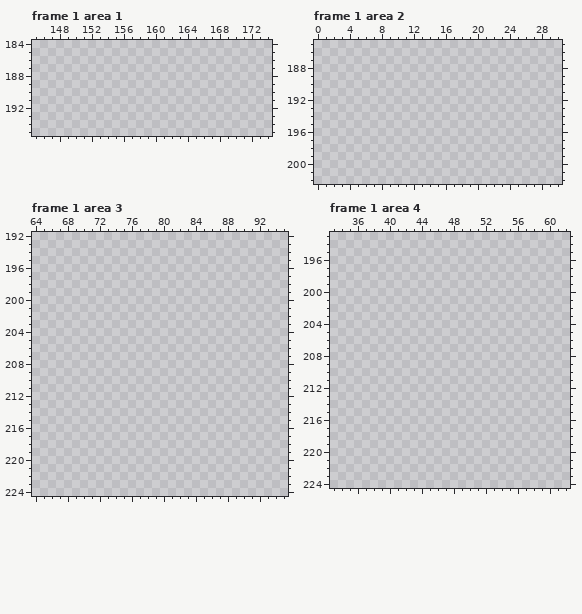
Two states of a pixel-art file, src/- Resource Dump/Aseprite/basic paths.aseprite. The first picture shows the starting point.
256x256 pixels, 3 frames. Colours within 5 levels of each other are drawn and written as one. Shown: frame 1 area 1: x 145..174, y 184..195; frame 1 area 2: x 0..30, y 185..202; frame 1 area 3: x 64..95, y 192..224; frame 1 area 4: x 33..62, y 193..224. The commit also changed other frames or places, which this record leaves out.
Palette (. is transparent): 
The same view after the edit:
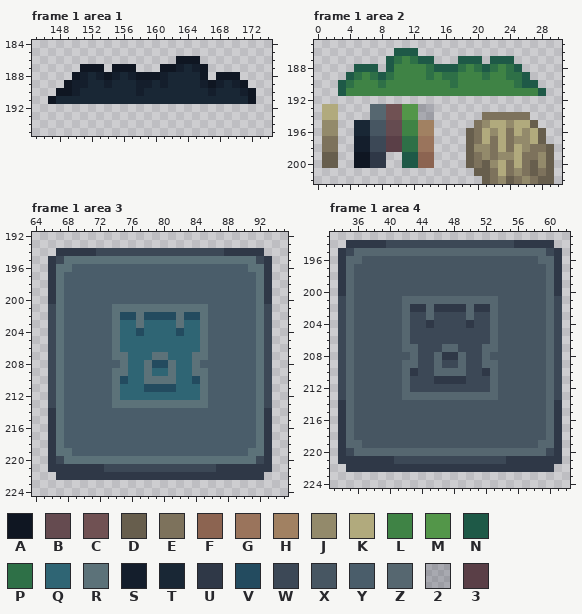
Colours new in this view: A #0f1622  B #654b50  C #705153  D #675e4d  E #7d725c  F #8c6451  G #9a745c  H #a18162  J #938a6b  K #b1aa7d  L #3f8345  M #539649  N #1e5947  P #2e7047  Q #2f6574  R #5c7279  S #141e2c  T #192735  U #2f3847  V #234b5f  W #3c4856  X #475662  Y #4a5d6a  Z #566770  2 #02061e2e  3 #5a3f47
Diff:
Changed rows in their new state; - is an unchanged pixel.
Frame 1 area 1, layer "Grid - Grass":
first column x 147:
186 ----------------AAA-------
187 ----AAA-AAA---AASTSA------
188 ---ASTSASTSAAASTTTTA-AAA--
189 --ASSTTSTTTSSTSTTTTSASTSA-
190 -AASTTTTTTTSTTTTTTTTSTTTSA
191 ATTTTTTTTTTTTTTTTTTTTTTTTA
Frame 1 area 2, layer "Grid - Grass":
first column x 1:
186 ---------NNN-----------------
187 --------NPLPNN---NNN-NNN-----
188 ----NNN-NLLLLPNNNPLPNPLPN----
189 ---NPLPNPLLLLPLPPLLLPLLPPN---
190 --NPLLLPLLLLLLLLPLLLLLLLPNN--
191 --NLLLLLLLLLLLLLLLLLLLLLLLLN-
193 KK----ZZCCMM22---------------
194 KK----ZZCCMM22------EEEEEE---
195 JJ--TTXXBBLLHH-----EJKKJKKD--
196 JJ--TTXXBBLLHH----DEKJKEKJKD-
197 EE--SSWW33PPGG----DEKEKEJJKD-
198 EE--SSWW33PPGG----DJJEKEKJEED
199 DD--AAUU--NNFF----DEJEJJKEEJD
200 DD--AAUU--NNFF----DEDJKEKEDJD
201 -------------------DDEKEJEDED
202 --------------------DEJDEJEDD
Frame 1 area 3, layer "Grid - Grass":
first column x 66:
194 -UUUUUWWWWWWWWWWWWWWWWUUUUU-
195 UWRRRRRRRRRRRRRRRRRRRRRRRRWU
196 URRYYYYYYYYYYYYYYYYYYYYYYRRU
197 URYYYYYYYYYYYYYYYYYYYYYYYYRU
198 URYYYYYYYYYYYYYYYYYYYYYYYYRU
199 URYYYYYYYYYYYYYYYYYYYYYYYYRU
200 URYYYYYYYYYYYYYYYYYYYYYYYYRU
201 WRYYYYYYRRRRRRRRRRRRYYYYYYRW
202 WRYYYYYYRVVRVVVVRVVRYYYYYYRW
203 WRYYYYYYRQQRQQQQRQQRYYYYYYRW
204 WRYYYYYYRQQVQQQQVQQRYYYYYYRW
205 WRYYYYYYRQQQQQQQQQQRYYYYYYRW
206 WRYYYYYYRQQQQQQQQQQRYYYYYYRW
207 WRYYYYYYRRQQQRRQQQRRYYYYYYRW
208 WRYYYYYYYRQQRVVRQQRYYYYYYYRW
209 WRYYYYYYRRQQRQQRQQRRYYYYYYRW
210 WRYYYYYYRVQQRRRRQQVRYYYYYYRW
211 WRYYYYYYRQQQVVVVQQQRYYYYYYRW
212 WRYYYYYYRQQQQQQQQQQRYYYYYYRW
213 WRYYYYYYRRRRRRRRRRRRYYYYYYRW
214 URYYYYYYYYYYYYYYYYYYYYYYYYRU
215 URYYYYYYYYYYYYYYYYYYYYYYYYRU
216 URYYYYYYYYYYYYYYYYYYYYYYYYRU
217 URYYYYYYYYYYYYYYYYYYYYYYYYRU
218 URYYYYYYYYYYYYYYYYYYYYYYYYRU
219 URRYYYYYYYYYYYYYYYYYYYYYYRRU
220 UWRRRRRRRRRRRRRRRRRRRRRRRRWU
221 UUUUUUUWWWWWWWWWWWWWWUUUUUUU
222 -UUUUUUUUUUUUUUUUUUUUUUUUUU-
Frame 1 area 4, layer "Grid - Grass":
first column x 34:
194 -UUUUUWWWWWWWWWWWWWWWWUUUUU-
195 UWZZZZZZZZZZZZZZZZZZZZZZZZWU
196 UZZXXXXXXXXXXXXXXXXXXXXXXZZU
197 UZXXXXXXXXXXXXXXXXXXXXXXXXZU
198 UZXXXXXXXXXXXXXXXXXXXXXXXXZU
199 UZXXXXXXXXXXXXXXXXXXXXXXXXZU
200 UZXXXXXXXXXXXXXXXXXXXXXXXXZU
201 WZXXXXXXZZZZZZZZZZZZXXXXXXZW
202 WZXXXXXXZUUZUUUUZUUZXXXXXXZW
203 WZXXXXXXZWWZWWWWZWWZXXXXXXZW
204 WZXXXXXXZWWUWWWWUWWZXXXXXXZW
205 WZXXXXXXZWWWWWWWWWWZXXXXXXZW
206 WZXXXXXXZWWWWWWWWWWZXXXXXXZW
207 WZXXXXXXZZWWWZZWWWZZXXXXXXZW
208 WZXXXXXXXZWWZUUZWWZXXXXXXXZW
209 WZXXXXXXZZWWZWWZWWZZXXXXXXZW
210 WZXXXXXXZUWWZZZZWWUZXXXXXXZW
211 WZXXXXXXZWWWUUUUWWWZXXXXXXZW
212 WZXXXXXXZWWWWWWWWWWZXXXXXXZW
213 WZXXXXXXZZZZZZZZZZZZXXXXXXZW
214 UZXXXXXXXXXXXXXXXXXXXXXXXXZU
215 UZXXXXXXXXXXXXXXXXXXXXXXXXZU
216 UZXXXXXXXXXXXXXXXXXXXXXXXXZU
217 UZXXXXXXXXXXXXXXXXXXXXXXXXZU
218 UZXXXXXXXXXXXXXXXXXXXXXXXXZU
219 UZZXXXXXXXXXXXXXXXXXXXXXXZZU
220 UWZZZZZZZZZZZZZZZZZZZZZZZZWU
221 UUUUUUUWWWWWWWWWWWWWWUUUUUUU
222 -UUUUUUUUUUUUUUUUUUUUUUUUUU-
Where, in picture pixels (left, top, right, bottom), the same in both pictures:
added: (48, 56, 256, 104)
added: (322, 48, 554, 184)
added: (48, 248, 272, 480)
added: (338, 240, 562, 472)
